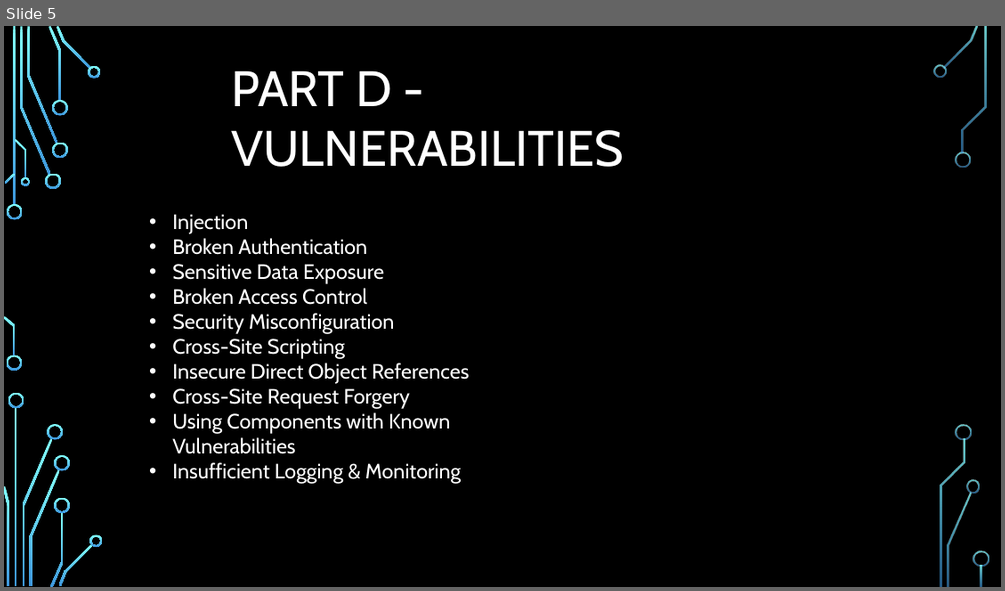
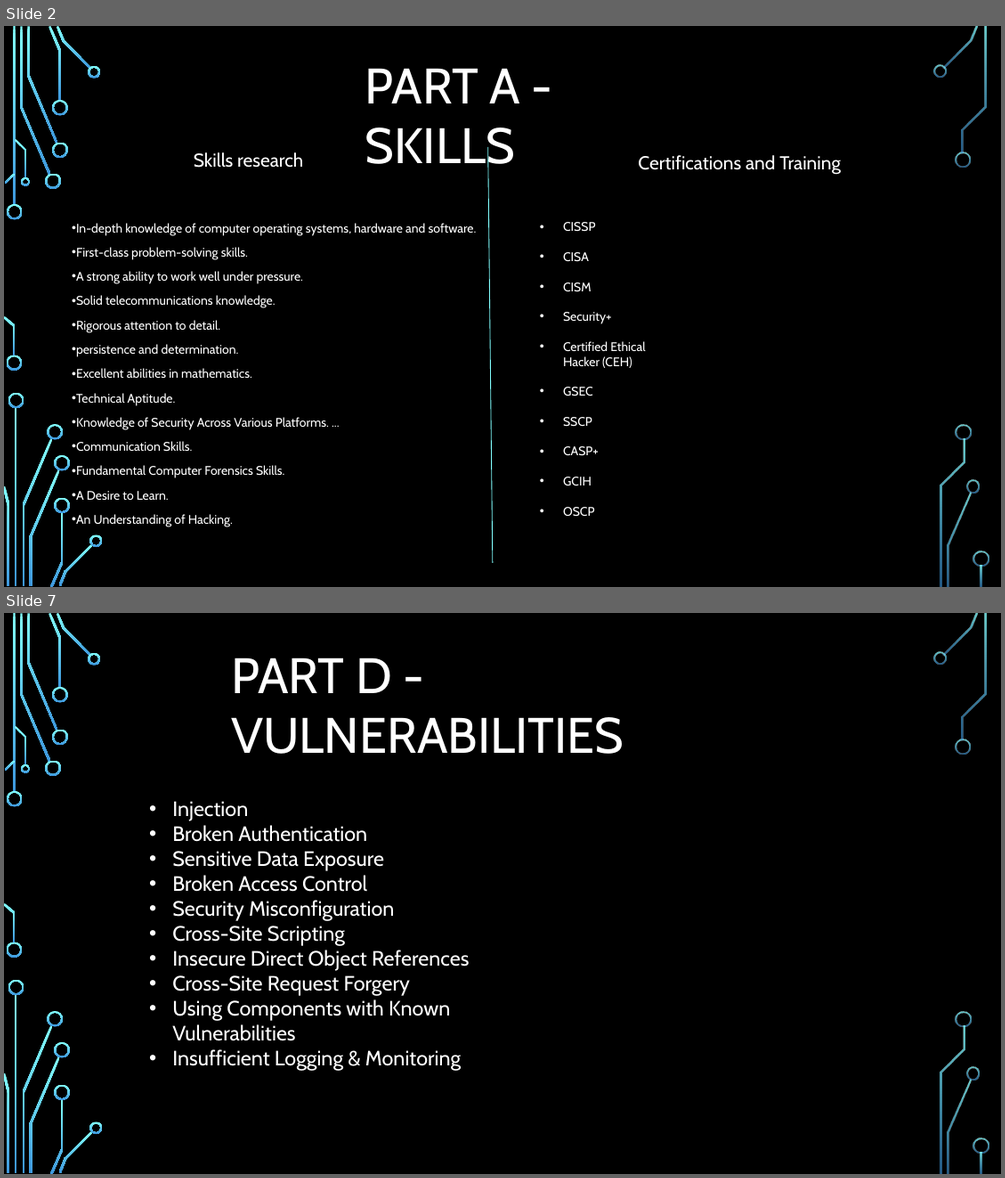
Before and after one commit to jakebolger/AS2repo, a slide deck: Presentation1.pptx. Shown one above the other, each under a label of ours: slide 5 before the commit, slides 2 and 7 after it; the slides between them are not shown. The pictures are 1005x591 and 1005x1178 pixels, drawn with LibreOffice and Linux fonts; fonts in the diff are those of the drawing; background and template pictures are left out. Boxes give left, top, right and bottom in pixels: in the first picture for what was removed or moved away, otherwise in the second. Text is boxed around its words. In the diff, an @@ line names an element or a change of style, - is before the commit and + after.

```diff
--- a/Presentation1.pptx
+++ b/Presentation1.pptx
@@ slide 2 added at box(4, 26, 1001, 587), background picture (left out); not listed: 36 template elements that a slide beside it also shows @@
@@ text added at box(365, 68, 520, 174), 48 pt, text #FFFFFF @@
+PART A - SKILLS
@@ text added at box(194, 152, 303, 168), 18 pt, text #FFFFFF @@
+Skills research
@@ line added from (488, 147) to (493, 563), #82FFFF 0.75 pt @@
@@ text added at box(638, 155, 841, 175), 18 pt, text #FFFFFF @@
+Certifications and Training
@@ text added at box(76, 223, 477, 527), 12 pt, text #FFFFFF @@
+• In-depth knowledge of computer operating systems, hardware and software.
+• First-class problem-solving skills.
+• A strong ability to work well under pressure.
+• Solid telecommunications knowledge.
+• Rigorous attention to detail.
+• persistence and determination.
+• Excellent abilities in mathematics.
+• Technical Aptitude.
+• Knowledge of Security Across Various Platforms. ...
+• Communication Skills.
+• Fundamental Computer Forensics Skills.
+• A Desire to Learn.
+• An Understanding of Hacking.
@@ text added at box(563, 222, 645, 516), 12 pt, text #FFFFFF @@
+• CISSP
+• CISA
+• CISM
+• Security+
+• Certified Ethical Hacker (CEH)
+• GSEC
+• SSCP
+• CASP+
+• GCIH
+• OSCP
@@ what was slide 5 is now slide 7 @@
```
Also in this commit, not shown: 5 slides changed, 1 other slide added, 5 other files.
